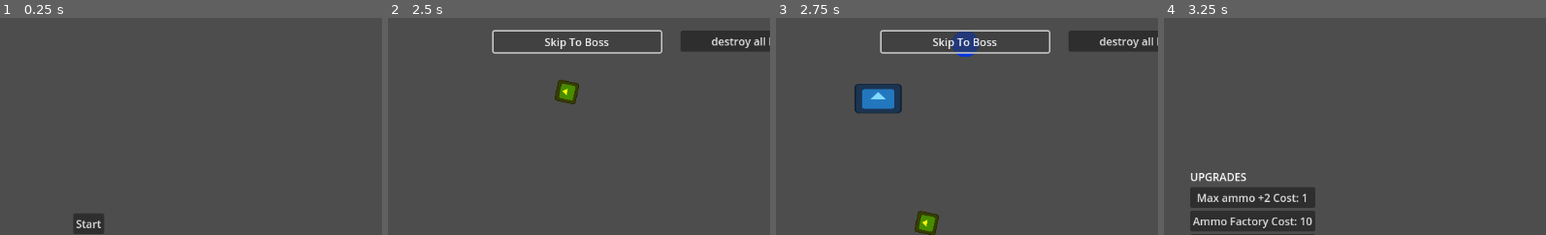
Above: before the commit, frames 1-4 (left to right).
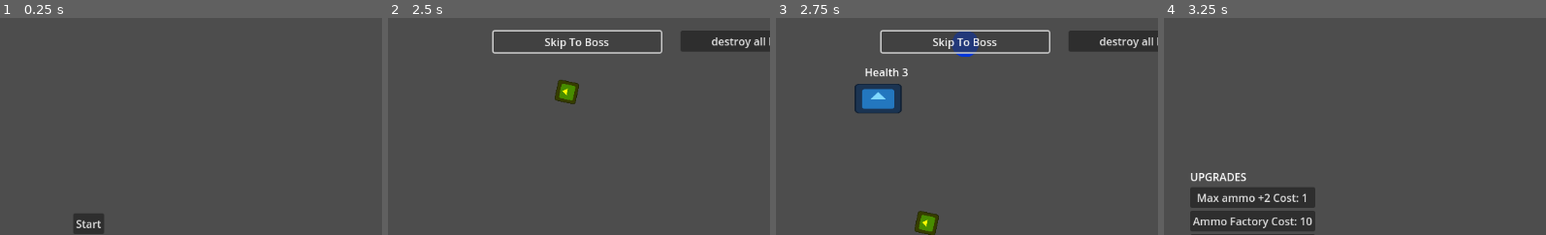
Above: after the commit, the same moments.

Repository: aceofknights/Missile-Game
Game: Godot game, scene res://Scene/MainMenu.tscn
Two runs of this game, one before a commit and one after it. Both use one fixed random seed, a clock stepped at 60 frames per second and the inputs below. The engine's default icon, where the game draws it, is replaced by a stand-in: a white triangle on a blue panel in a dark square.
Inputs:
- Up to frame 1 (0.25 s): no input
- Up to frame 2 (2.5 s): click "Start" at 0.5 s; click "Skip To Boss" at 1.25 s; click "Skip To Boss" at 2 s
- Up to frame 3 (2.75 s): no input
- Up to frame 4 (3.25 s): click "destroy all buildings" at 2.75 s
The pictures show only the part of the screen within x 39-89%, y 0-50%; the shares and areas given below are measured in that part.

Frames 1-2 are identical in both runs. In frame 3, 0.2% of the frame differs, in the area x 23-35%, y 23-28%; in frame 4, nothing differs.

Commit message:
added new boss mechanis
added speed to boss when taking damage and added scatter shot logic

Diff:
--- a/Scene/boss_ufo.tscn
+++ b/Scene/boss_ufo.tscn
@@ -29,3 +29,12 @@
 
 [node name="MissileTimer" type="Timer" parent="."]
 autostart = true
+
+[node name="boss_health" type="Label" parent="."]
+offset_left = -20.0
+offset_top = -51.0
+offset_right = 20.0
+offset_bottom = -28.0
+
+[node name="ScatterTimer" type="Timer" parent="."]
+one_shot = true
--- a/Scripts/BossUfo.gd
+++ b/Scripts/BossUfo.gd
@@ -10,10 +10,14 @@
 @export var shield_up_duration := 3.5
 @export var shield_down_duration := 2.0
 @export var missile_drop_interval := 1.0
+@export var scatter_min_interval := 5.0
+@export var scatter_max_interval := 8.0
 
 @onready var shield_timer: Timer = $ShieldTimer
 @onready var missile_timer: Timer = $MissileTimer
+@onready var scatter_timer: Timer = $ScatterTimer
 @onready var sprite: Sprite2D = $Sprite2D
+@onready var boss_health = $boss_health
 
 var health := 3
 var shield_active := true
@@ -34,22 +38,42 @@
 	missile_timer.timeout.connect(_on_missile_timer_timeout)
 	missile_timer.start()
 
+	scatter_timer.one_shot = true
+	scatter_timer.timeout.connect(_on_scatter_timer_timeout)
+
 	_update_visuals()
 
 
 func _process(delta):
 	if is_dead:
 		return
-
+	boss_health.text = "Health %d" % health
 	var viewport = get_viewport_rect().size
 	global_position.x += move_direction * move_speed * delta
 
+	var boss_speed
+
+	if health == 3:
+		boss_speed = 1
+	elif health == 2:
+		boss_speed = 2
+		if move_direction == 1:
+			move_direction = boss_speed
+		elif move_direction == -1:
+			move_direction = boss_speed * -1
+	else:
+		boss_speed = 5
+		if move_direction == 2:
+			move_direction = boss_speed
+		elif move_direction == -2:
+			move_direction = boss_speed * -1
+
 	if global_position.x < 120:
 		global_position.x = 120
-		move_direction = 1.0
+		move_direction = boss_speed
 	elif global_position.x > viewport.x - 120:
 		global_position.x = viewport.x - 120
-		move_direction = -1.0
+		move_direction = boss_speed * -1
 
 
 func die(no_reward := false):
@@ -70,9 +94,29 @@
 		_die_for_real(no_reward)
 		return
 
+	if health == 1:
+		var viewport = get_viewport_rect().size
+		if global_position.x < 120:
+			global_position.x = 120
+			move_direction = 5.0
+		elif global_position.x > viewport.x - 120:
+			global_position.x = viewport.x - 120
+			move_direction = -5.0
+
+	# 🔧 PATCH: start repeating scatter when entering phase (HP == 1)
 	if health == 1 and not scatter_released:
 		scatter_released = true
-		spawn_scatter_missile()
+		spawn_scatter_missile()          # fire one immediately (optional)
+		_schedule_next_scatter()         # then keep firing every 5–8 seconds
+
+	if health == 2:
+		var viewport = get_viewport_rect().size
+		if global_position.x < 120:
+			global_position.x = 120
+			move_direction = 2.0
+		elif global_position.x > viewport.x - 120:
+			global_position.x = viewport.x - 120
+			move_direction = -2.0
 
 	_update_visuals()
 
@@ -81,6 +125,7 @@
 	is_dead = true
 	missile_timer.stop()
 	shield_timer.stop()
+	scatter_timer.stop() # 🔧 PATCH: stop scatter timer too
 
 	if not no_reward:
 		GameManager.add_resources(10)
@@ -117,6 +162,23 @@
 	spawn_normal_missile()
 
 
+# 🔧 PATCH: scatter timer callback + scheduler
+func _on_scatter_timer_timeout():
+	if is_dead:
+		return
+	if health == 1:
+		spawn_scatter_missile()
+		_schedule_next_scatter()
+
+func _schedule_next_scatter():
+	if is_dead:
+		return
+	if health != 1:
+		return
+	scatter_timer.wait_time = randf_range(scatter_min_interval, scatter_max_interval)
+	scatter_timer.start()
+
+
 func spawn_normal_missile():
 	if missile_scene == null:
 		return
--- a/Scripts/scatter_missile.gd
+++ b/Scripts/scatter_missile.gd
@@ -2,10 +2,17 @@
 
 signal enemy_died
 
+# NOTE: explosion_scene kept here only so you don't break inspector refs,
+# but we will NOT use it for scatter anymore.
 @export var explosion_scene: PackedScene
 @export var child_missile_scene: PackedScene
-@export var split_delay := 2.5
+
+# PATCH: split after 1 second of travel
+@export var split_delay := 1.0
 @export var speed := 140.0
+
+# Optional: control spread by offsets OR by angle; this keeps your old offset approach.
+@export var split_offsets := [-140.0, 0.0, 140.0]
 
 var velocity := Vector2.ZERO
 var is_dying := false
@@ -18,6 +25,8 @@
 	add_to_group("enemy")
 	rotation = velocity.angle()
 	connect("area_entered", Callable(self, "_on_area_entered"))
+
+	split_timer.one_shot = true # PATCH: ensure it only fires once
 	split_timer.wait_time = split_delay
 	split_timer.timeout.connect(_on_split_timer_timeout)
 	split_timer.start()
@@ -26,23 +35,38 @@
 func _process(delta):
 	position += velocity * speed * delta
 
+	# If it reaches the bottom before splitting, just remove it (no explosion),
+	# but still spawn children from that point (same behavior as "death point").
 	if position.y >= get_viewport_rect().size.y:
-		die(true)
+		_split_and_remove()
 
 
 func _on_area_entered(area):
 	if area.is_in_group("building"):
 		area.queue_free()
-		die(true)
+		# PATCH: on hit, split from impact point (no explosion)
+		_split_and_remove()
 
 
 func _on_split_timer_timeout():
+	# PATCH: split after delay, no explosion
+	_split_and_remove()
+
+
+# PATCH: unified "death" for scatter = split + remove, no explosion, no rewards
+func _split_and_remove():
 	if is_dying or has_split:
 		return
 
+	is_dying = true
 	has_split = true
+
 	split_into_children()
-	die(true)
+
+	# IMPORTANT: keep enemy counting consistent
+	emit_signal("enemy_died")
+
+	queue_free()
 
 
 func split_into_children():
@@ -50,34 +74,26 @@
 		return
 
 	var viewport = get_viewport_rect().size
+
+	# Spawn three normal missiles from this exact point
 	var base_target_x = clamp(global_position.x, 120.0, viewport.x - 120.0)
-	var offsets = [-140.0, 0.0, 140.0]
 
-	for offset in offsets:
+	for offset in split_offsets:
 		var child = child_missile_scene.instantiate()
+
+		# keep your enemies_alive accounting consistent
 		GameManager.enemies_alive += 1
 		child.connect("enemy_died", Callable(GameManager, "_on_enemy_died"))
+
 		child.global_position = global_position
 
-		var target = Vector2(clamp(base_target_x + offset, 40.0, viewport.x - 40.0), viewport.y)
+		# Aim children downward toward the ground with spread in X
+		var target = Vector2(
+			clamp(base_target_x + float(offset), 40.0, viewport.x - 40.0),
+			viewport.y
+		)
+
+		# Your normal missile expects `velocity` (like your boss spawner sets)
 		child.velocity = (target - global_position).normalized()
+
 		get_tree().current_scene.add_child(child)
-
-
-func die(no_reward := false):
-	if is_dying:
-		return
-	is_dying = true
-
-	if not no_reward:
-		GameManager.add_resources(2)
-
-	emit_signal("enemy_died")
-
-	if explosion_scene:
-		var explosion = explosion_scene.instantiate()
-		explosion.global_position = global_position
-		explosion.gives_reward = not no_reward
-		get_tree().current_scene.add_child(explosion)
-
-	queue_free()
Not shown: 1 places in Scene/scatter_missile.tscn that only renumber resources
